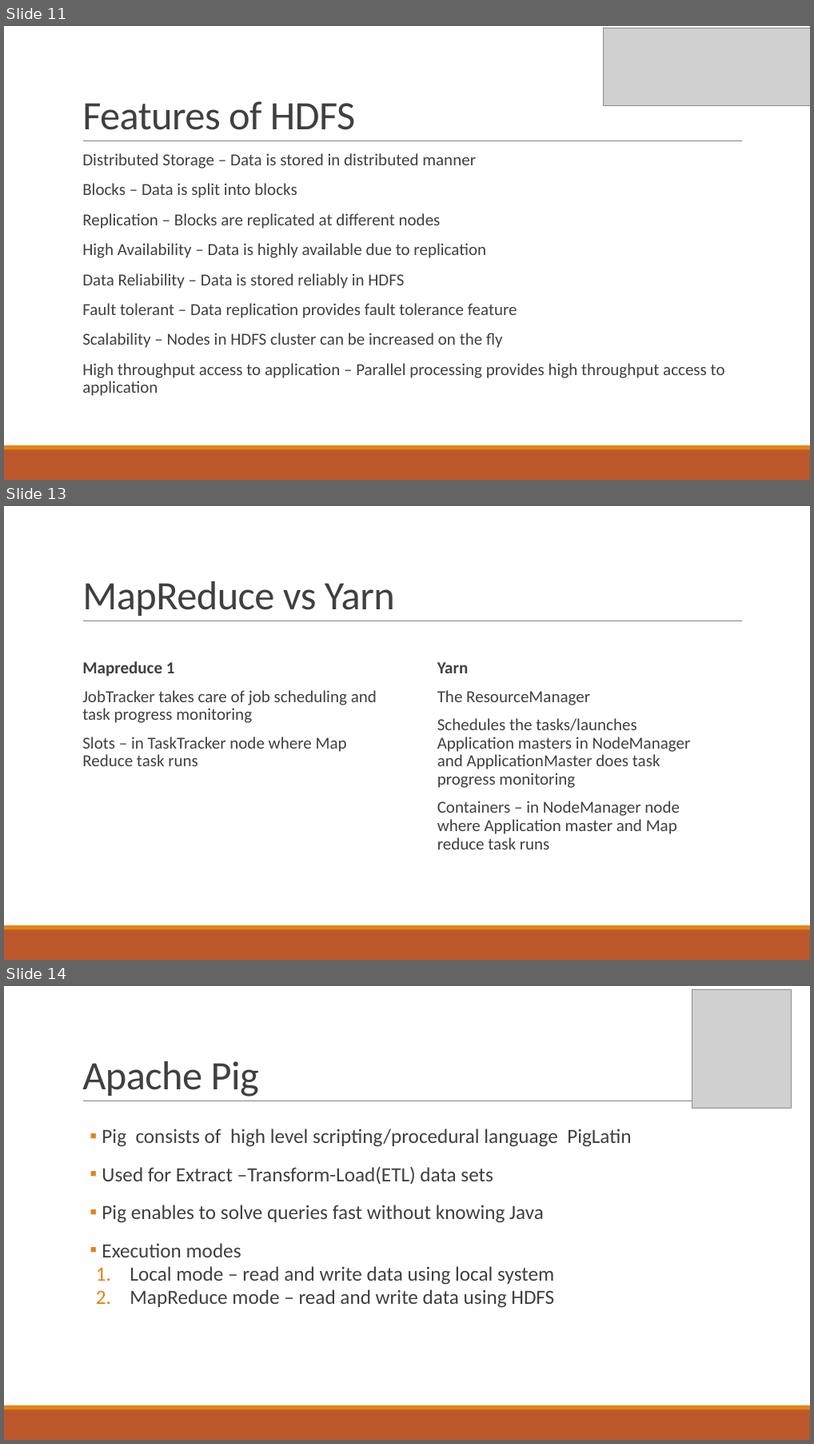
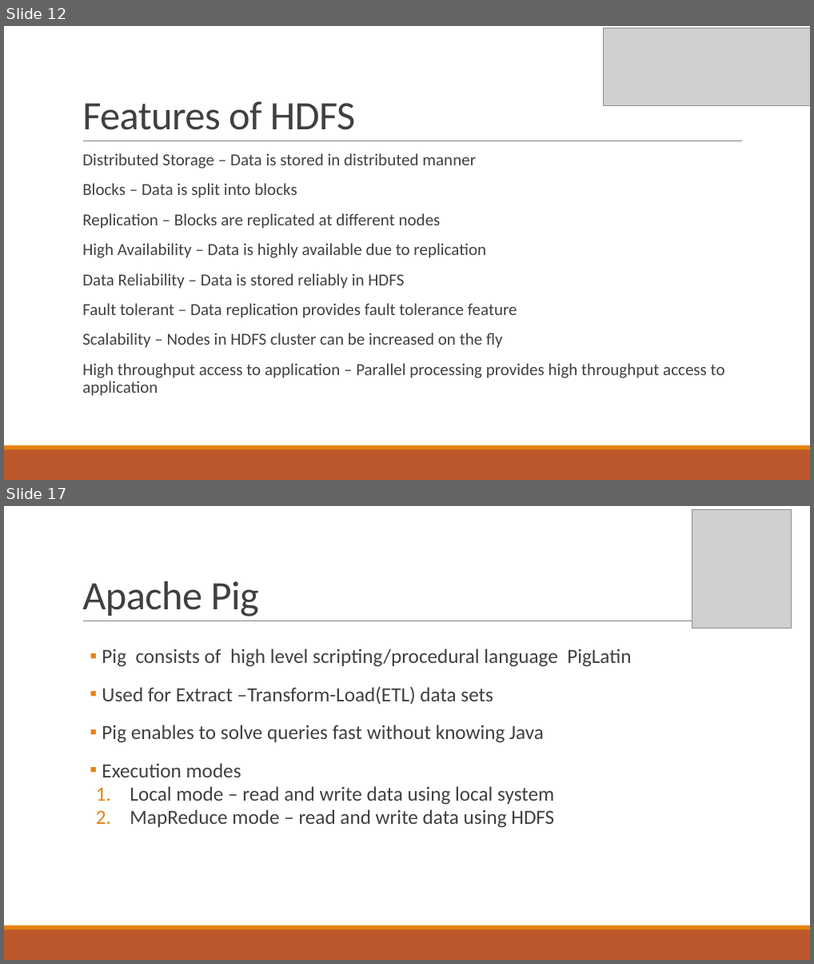
Before and after one commit to kkchaudhary11/H1B_Project, a slide deck: Big Data & Hadoop.pptx. Shown one above the other, each under a label of ours: slides 11, 13 and 14 before the commit, slides 12 and 17 after it; the slides between them are not shown. The pictures are 814x1444 and 814x964 pixels, drawn with LibreOffice and Linux fonts; fonts in the diff are those of the drawing; grey boxes stand for pictures. Boxes give left, top, right and bottom in pixels: in the first picture for what was removed or moved away, otherwise in the second. Text is boxed around its words. In the diff, an @@ line names an element or a change of style, - is before the commit and + after.

```diff
--- a/Big Data & Hadoop.pptx
+++ b/Big Data & Hadoop.pptx
@@ slide 13 removed at (x1=4, y1=506, x2=810, y2=960), background #FFFFFF; not listed: 3 template elements that a slide beside it also shows @@
@@ title removed at (x1=82, y1=581, x2=395, y2=616) @@
-MapReduce vs Yarn
@@ text removed at (x1=82, y1=661, x2=377, y2=766) @@
-Mapreduce 1
-JobTracker takes care of job scheduling and task progress monitoring
-Slots – in TaskTracker node where Map Reduce task runs
@@ text removed at (x1=438, y1=662, x2=691, y2=849) @@
-Yarn
-The ResourceManager
-Schedules the tasks/launches Application masters in NodeManager and ApplicationMaster does task progress monitoring
-Containers – in NodeManager node where Application master and Map reduce task runs
@@ what was slide 11 is now slide 12 @@
@@ what was slide 14 is now slide 17 @@
```
Also in this commit, not shown: 10 slides changed, 5 slides added, 1 other slide removed.
